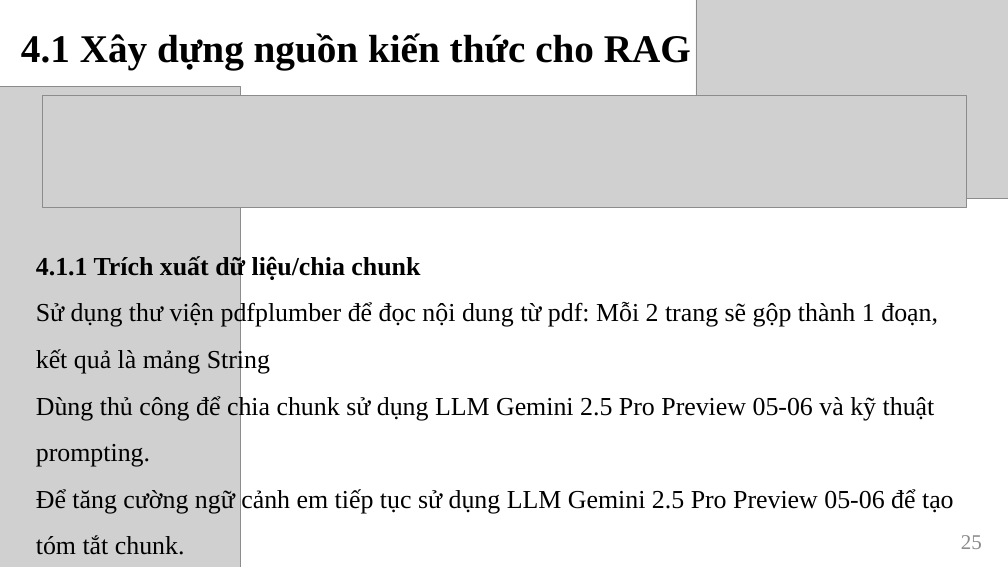
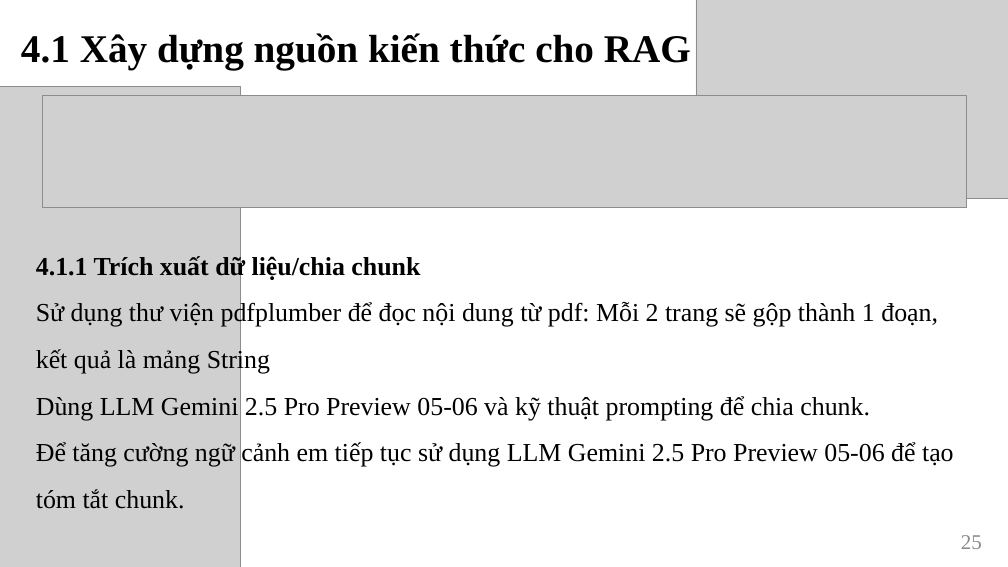
Before and after one commit to CaoThanhNammm/khoa_luan_2025_2026, a slide deck: slide 25 of SlideLVTN2025-Nhom11.pptx. Drawn at 1008x567 pixels with LibreOffice and Linux fonts; fonts in the diff are those of the drawing; grey boxes stand for pictures. Boxes give left, top, right and bottom in pixels: in the first picture for what was removed or moved away, otherwise in the second. Text is boxed around its words. In the diff, an @@ line names an element or a change of style, - is before the commit and + after.

```diff
--- a/SlideLVTN2025-Nhom11.pptx
+++ b/SlideLVTN2025-Nhom11.pptx
@@ text at bbox=[36, 396, 870, 421]: text changed @@
-Dùng thủ công để chia chunk sử dụng LLM Gemini 2.5 Pro Preview 05-06 và kỹ thuật prompting.
+Dùng LLM Gemini 2.5 Pro Preview 05-06 và kỹ thuật prompting để chia chunk.
```
Also in this commit, not shown: 5 other slides changed, 1 slide removed, 45 other files.
